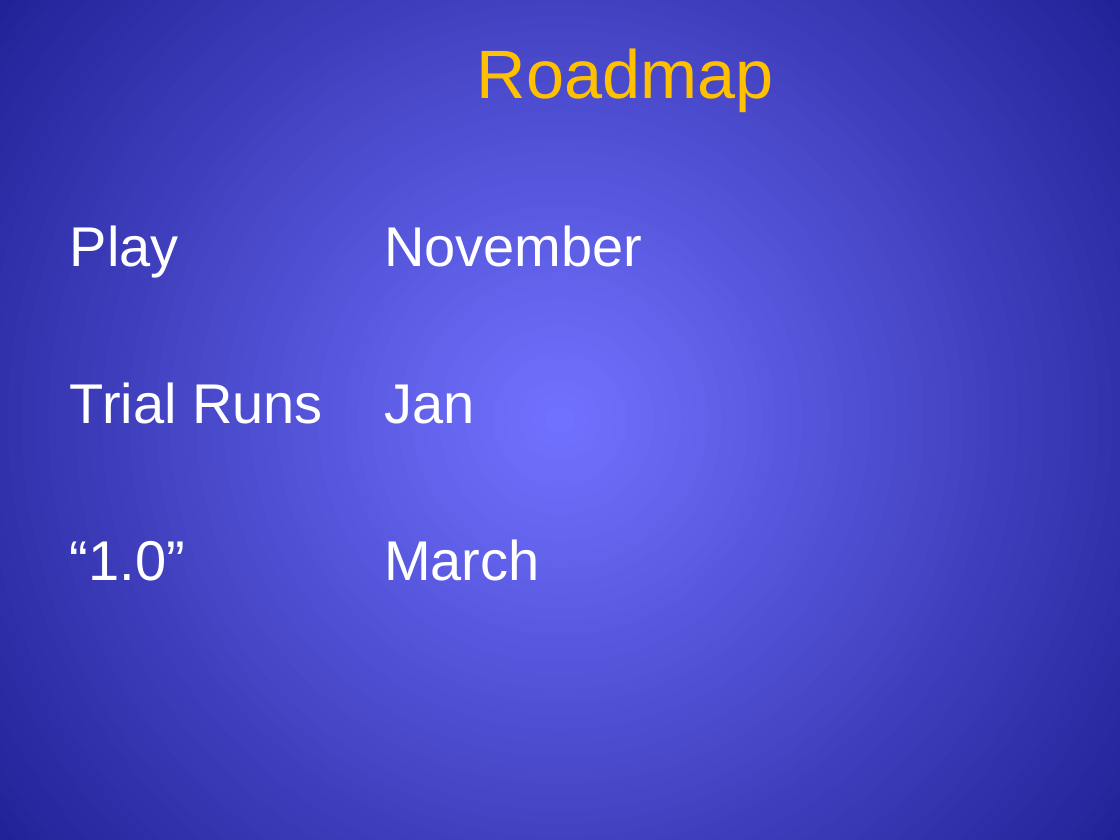
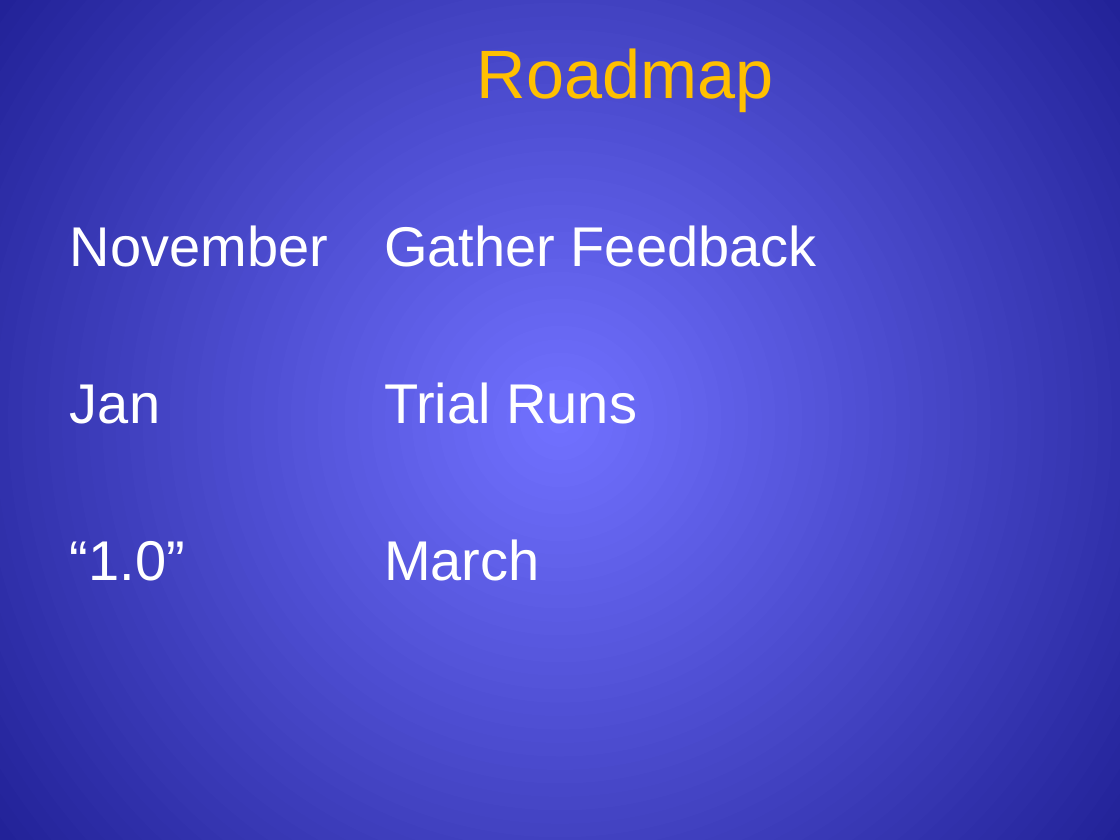
Before and after one commit to sillsdev/wesay, a slide deck: slide 16 of Presentations/CTC2006/V1.pptx (slide 8 before the commit). Drawn at 1120x840 pixels with LibreOffice and Linux fonts; fonts in the diff are those of the drawing; background and template pictures are left out. Boxes give left, top, right and bottom in pixels: in the first picture for what was removed or moved away, otherwise in the second. Text is boxed around its words. In the diff, an @@ line names an element or a change of style, - is before the commit and + after.

```diff
--- a/Presentations/CTC2006/V1.pptx
+++ b/Presentations/CTC2006/V1.pptx
@@ text at <box>70,225,817,424</box>: text changed @@
-  Play November
-  Trial Runs Jan
+  November Gather Feedback
+  Jan Trial Runs
```
Also in this commit, not shown: 2 other slides changed, 12 slides added, 2 slides removed.
